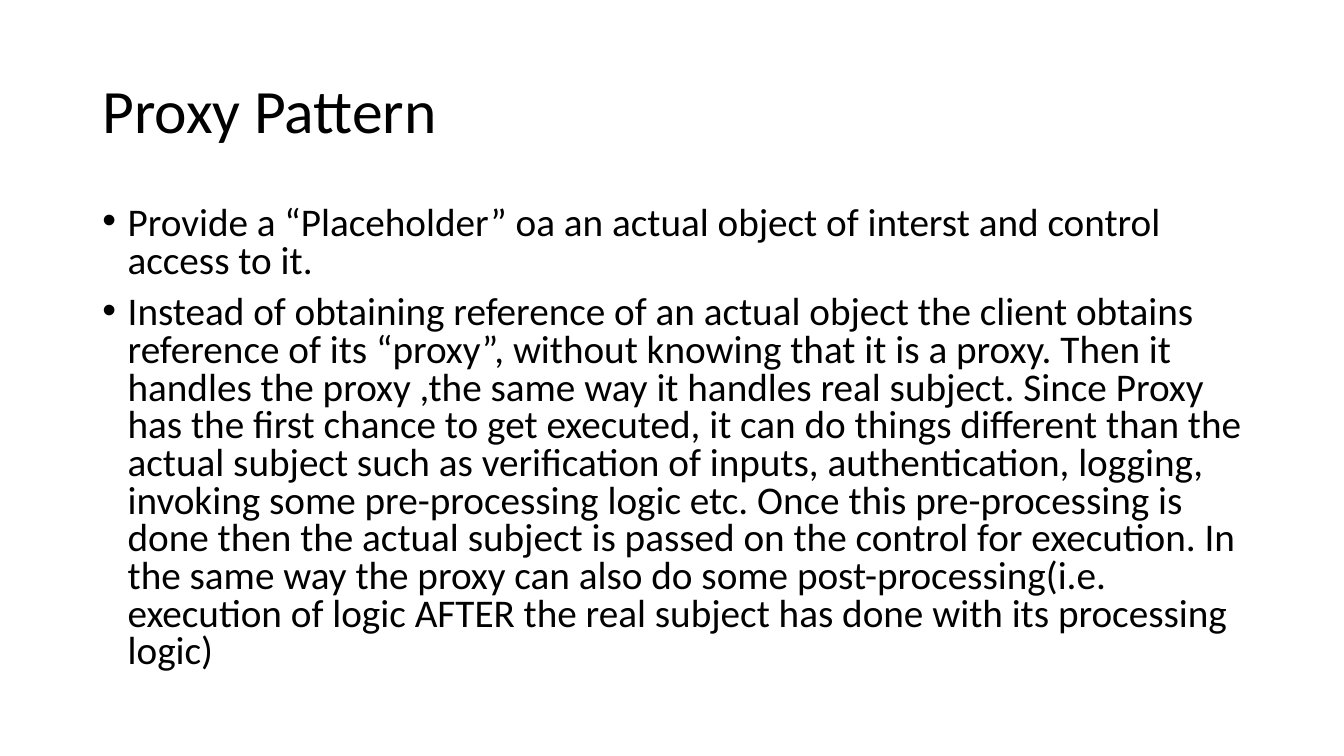
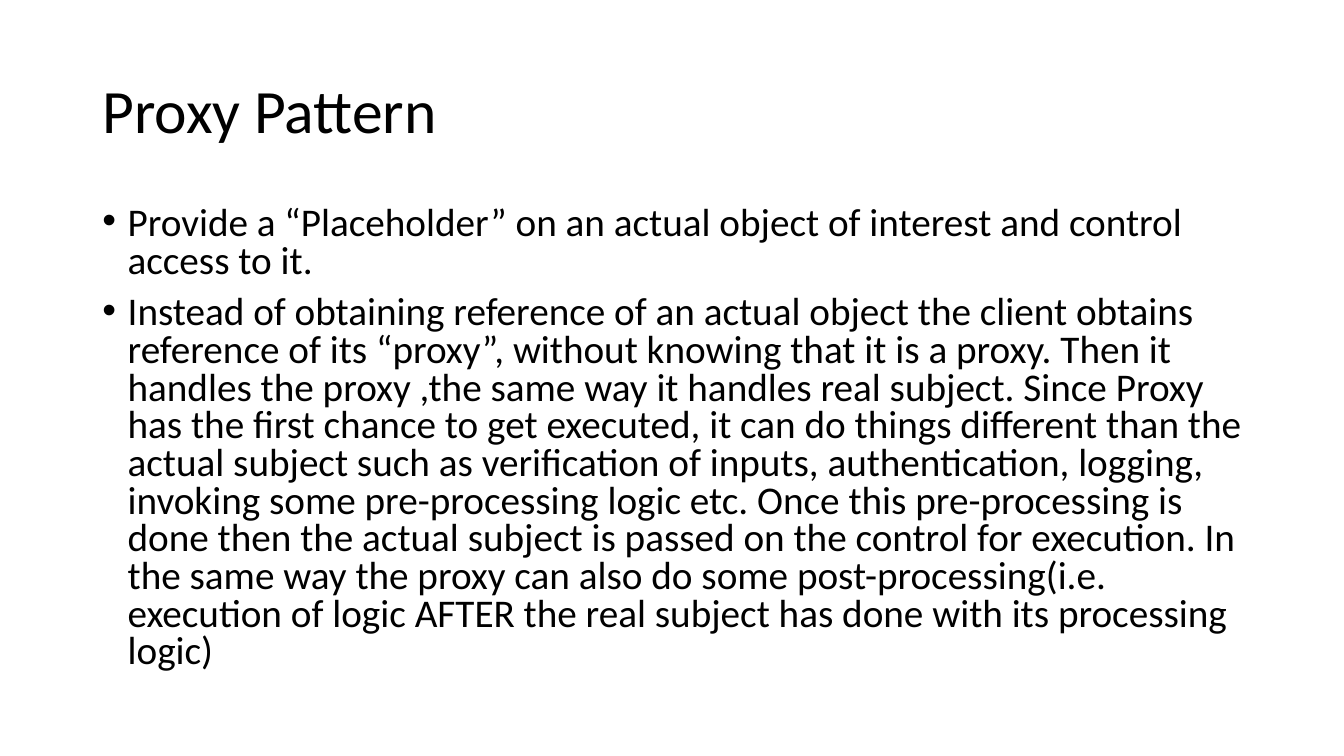
Before and after one commit to kulkarnm/LaptopCustomizationV2, a slide deck: slide 45 of Design Patterns2.pptx. Drawn at 1344x756 pixels with LibreOffice and Linux fonts; fonts in the diff are those of the drawing. Boxes give left, top, right and bottom in pixels: in the first picture for what was removed or moved away, otherwise in the second. Text is boxed around its words. In the diff, an @@ line names an element or a change of style, - is before the commit and + after.

```diff
--- a/Design Patterns2.pptx
+++ b/Design Patterns2.pptx
@@ text at [128, 208, 1182, 275]: text changed @@
-• Provide a “Placeholder” oa an actual object of interst and control access to it.
+• Provide a “Placeholder” on an actual object of interest and control access to it.
```
Also in this commit, not shown: 9 other slides changed, 2 slides added.
